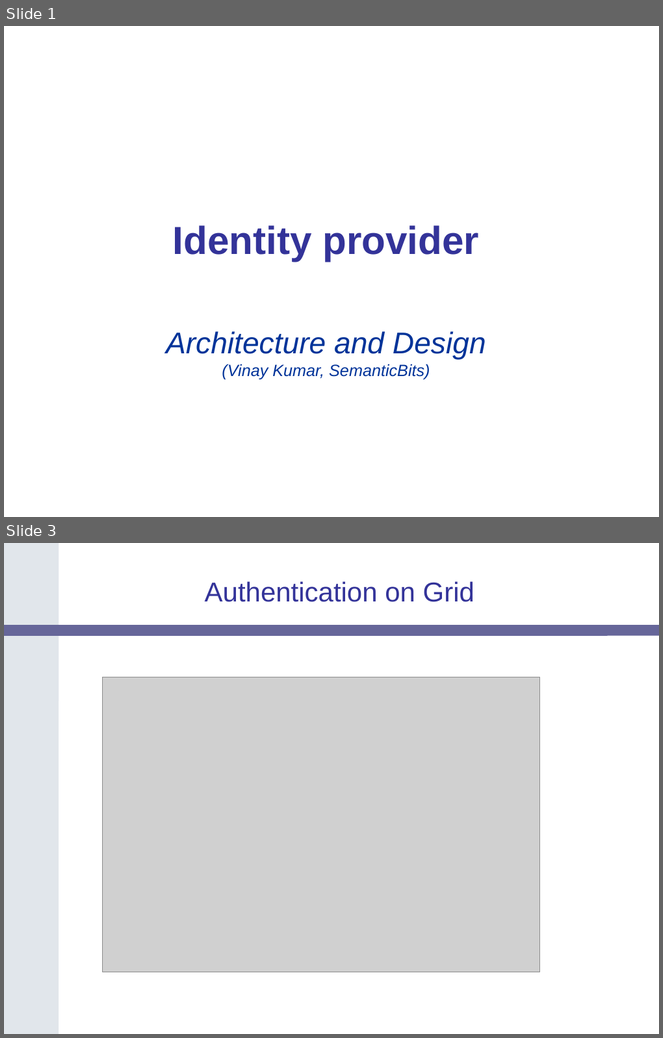
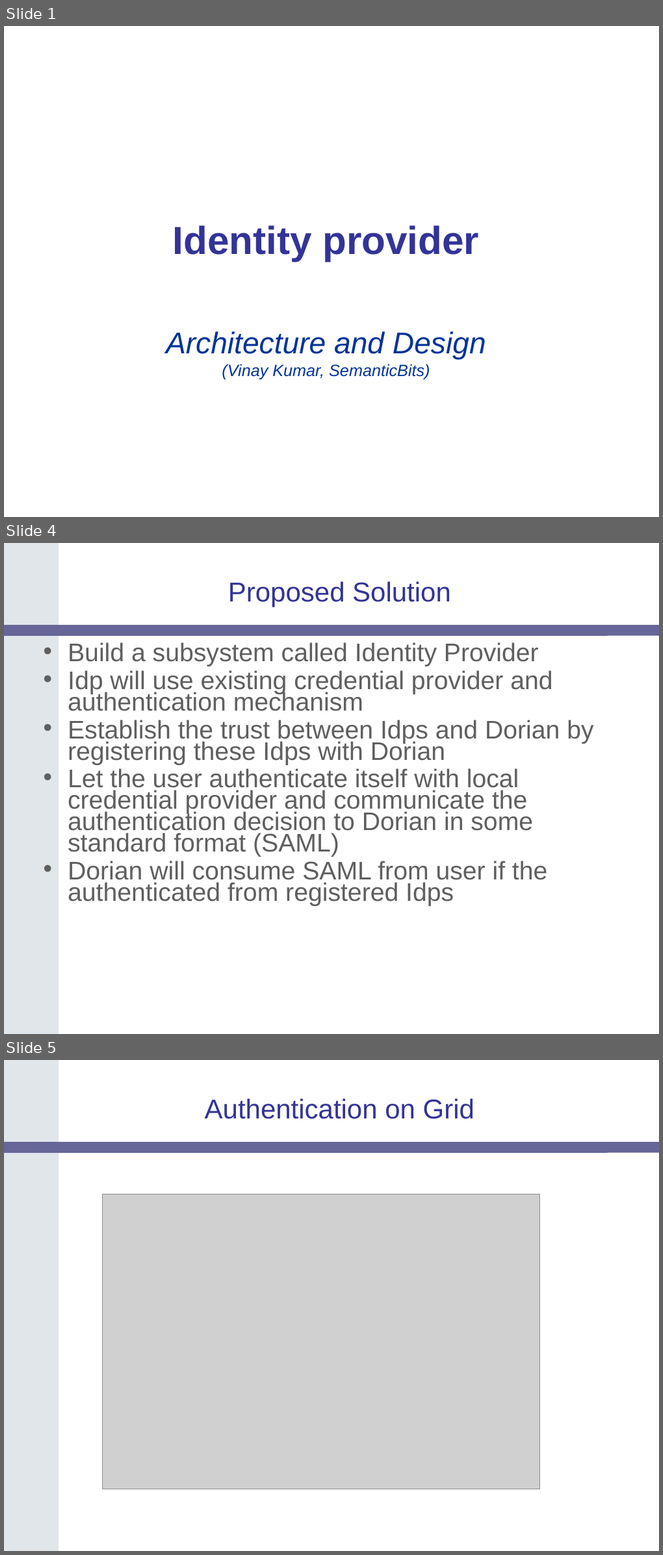
Before and after one commit to NCIP/cagrid-portal, a slide deck: cagrid-1-0/Documentation/presentations/imf-wg/IDP_Design.ppt. Shown one above the other, each under a label of ours: slides 1 and 3 before the commit, slides 1, 4 and 5 after it; the slides between them are not shown. The pictures are 663x1038 and 663x1555 pixels, drawn with LibreOffice and Linux fonts; fonts in the diff are those of the drawing; grey boxes stand for pictures; background and template pictures are left out. Boxes give left, top, right and bottom in pixels: in the first picture for what was removed or moved away, otherwise in the second. Text is boxed around its words. In the diff, an @@ line names an element or a change of style, - is before the commit and + after.

```diff
--- a/cagrid-1-0/Documentation/presentations/imf-wg/IDP_Design.ppt
+++ b/cagrid-1-0/Documentation/presentations/imf-wg/IDP_Design.ppt
@@ slide 4 added at box(4, 543, 659, 1034), background #FFFFFF; not listed: 2 template elements that a slide beside it also shows @@
@@ title added at box(228, 581, 451, 607), 30 pt, text #333399 @@
+Proposed Solution
@@ text added at box(68, 642, 594, 906), 28 pt, text #5F5F5F @@
+• Build a subsystem called Identity Provider
+• Idp will use existing credential provider and authentication mechanism
+• Establish the trust between Idps and Dorian by registering these Idps with Dorian
+• Let the user authenticate itself with local credential provider and communicate the authentication decision to Dorian in some standard format (SAML)
+• Dorian will consume SAML from user if the authenticated from registered Idps
@@ what was slide 3 is now slide 5 @@
```
Also in this commit, not shown: 1 slide changed, 2 other slides added, 1 slide removed.
